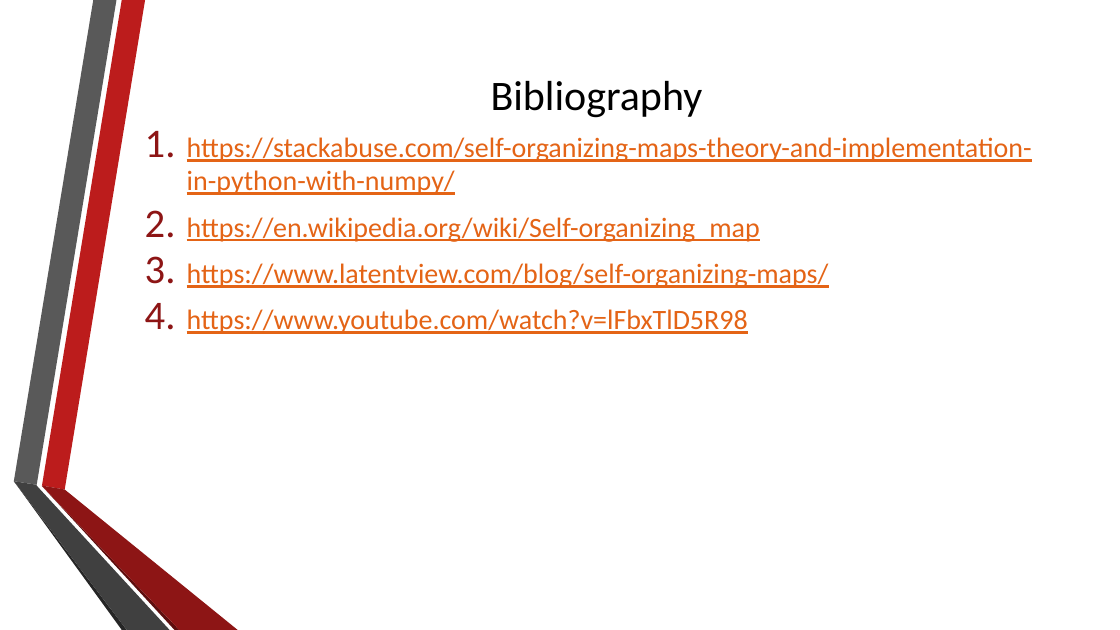
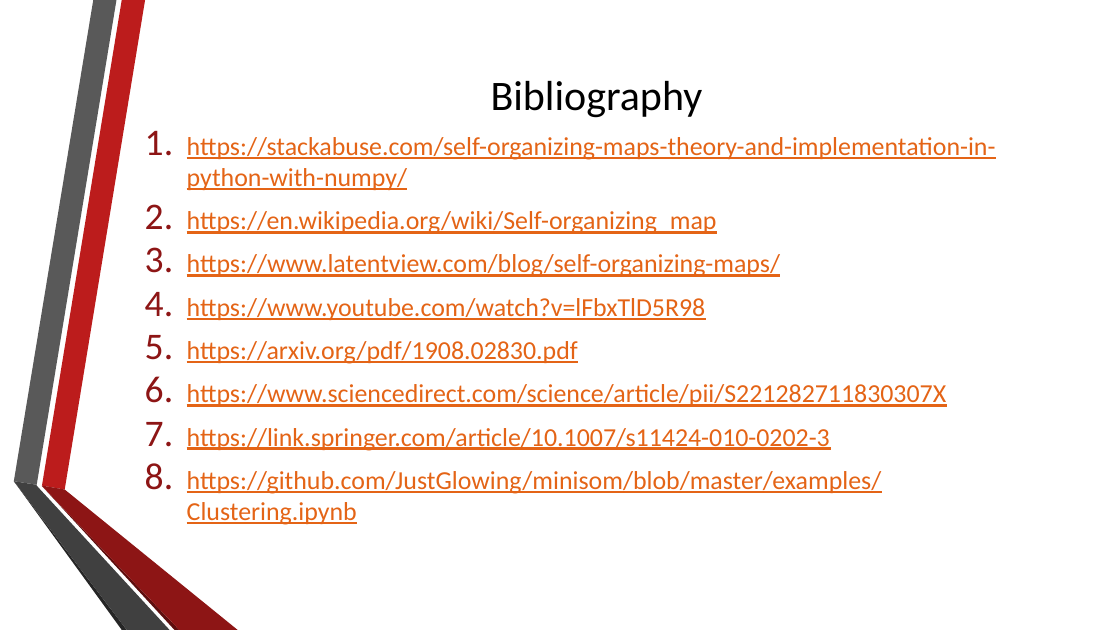
Before and after one commit to alexdn7/archaeology-project, a slide deck: slide 17 of About self-organizing maps.pptx (slide 10 before the commit). Drawn at 1120x630 pixels with LibreOffice and Linux fonts; fonts in the diff are those of the drawing. Boxes give left, top, right and bottom in pixels: in the first picture for what was removed or moved away, otherwise in the second. Text is boxed around its words. In the diff, an @@ line names an element or a change of style, - is before the commit and + after.

Commit message:
update powerpoint and create a python code for SOM

```diff
--- a/About self-organizing maps.pptx
+++ b/About self-organizing maps.pptx
@@ text at <box>187,137,996,321</box>: size 24 to 22.2 pt in "https://stackabuse.com/self-organizing-maps-theory-and-imple ...", "https://en.wikipedia.org/wiki/Self-organizing_map", "https://www.latentview.com/blog/self-organizing-maps/", "https://www.youtube.com/watch?v=lFbxTlD5R98" @@
@@ text at <box>187,341,946,525</box>: paragraphs added @@
+5. https://arxiv.org/pdf/1908.02830.pdf
+6. https://www.sciencedirect.com/science/article/pii/S221282711830307X
+7. https://link.springer.com/article/10.1007/s11424-010-0202-3
+8. https://github.com/JustGlowing/minisom/blob/master/examples/Clustering.ipynb
```
Also in this commit, not shown: 1 other slide changed, 8 slides added, 1 slide removed, 2 other files.
